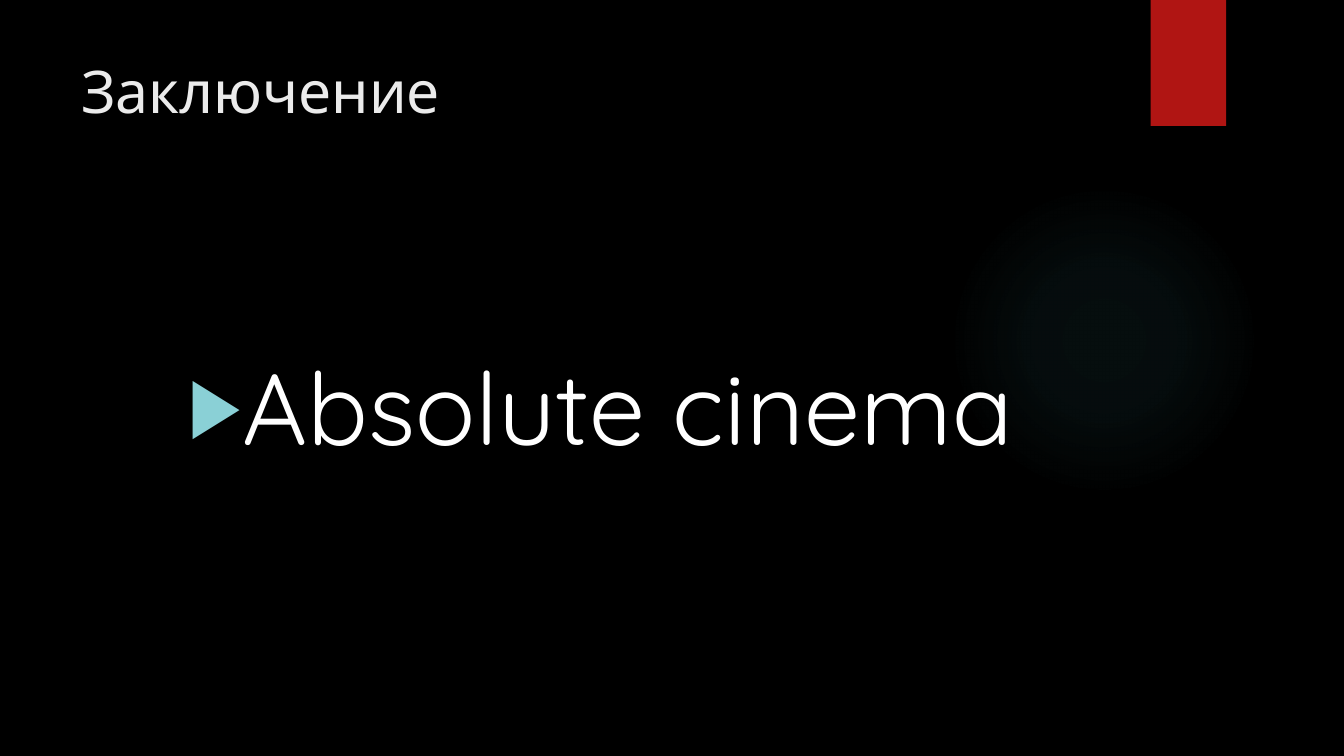
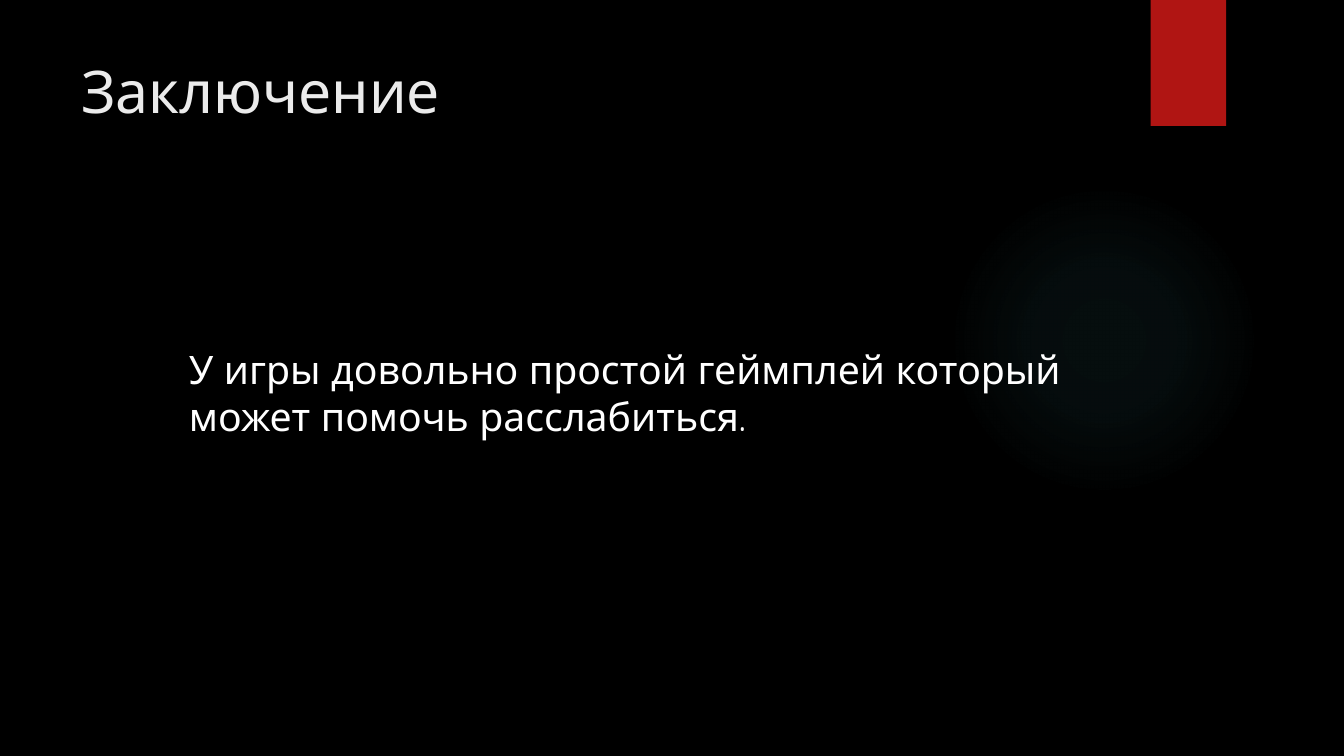
Before and after one commit to nikto2890/Final-Project, a slide deck: slide 6 of Sky of doom обзор.pptx (slide 7 before the commit). Drawn at 1344x756 pixels with LibreOffice and Linux fonts; fonts in the diff are those of the drawing; background and template pictures are left out. Boxes give left, top, right and bottom in pixels: in the first picture for what was removed or moved away, otherwise in the second. Text is boxed around its words. In the diff, an @@ line names an element or a change of style, - is before the commit and + after.

```diff
--- a/Sky of doom обзор.pptx
+++ b/Sky of doom обзор.pptx
@@ text at box(189, 354, 1061, 441): text changed; size 72 to 28 pt @@
-▶ Absolute cinema
+У игры довольно простой геймплей который может помочь расслабиться.
```
Also in this commit, not shown: 1 slide removed.
